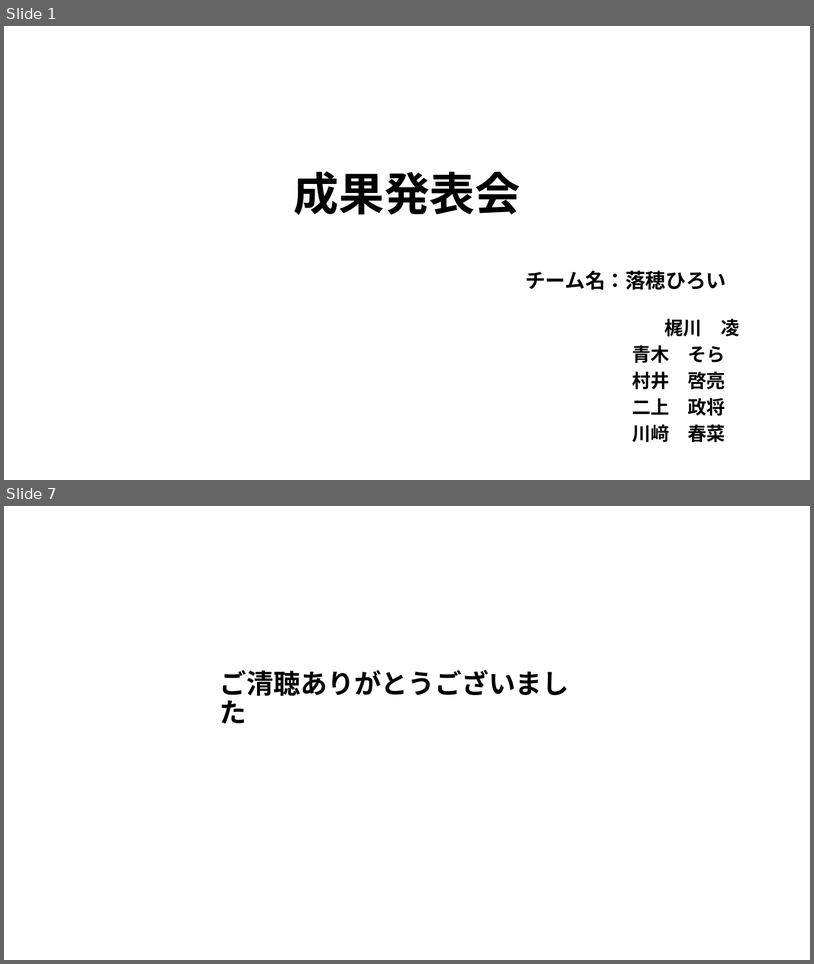
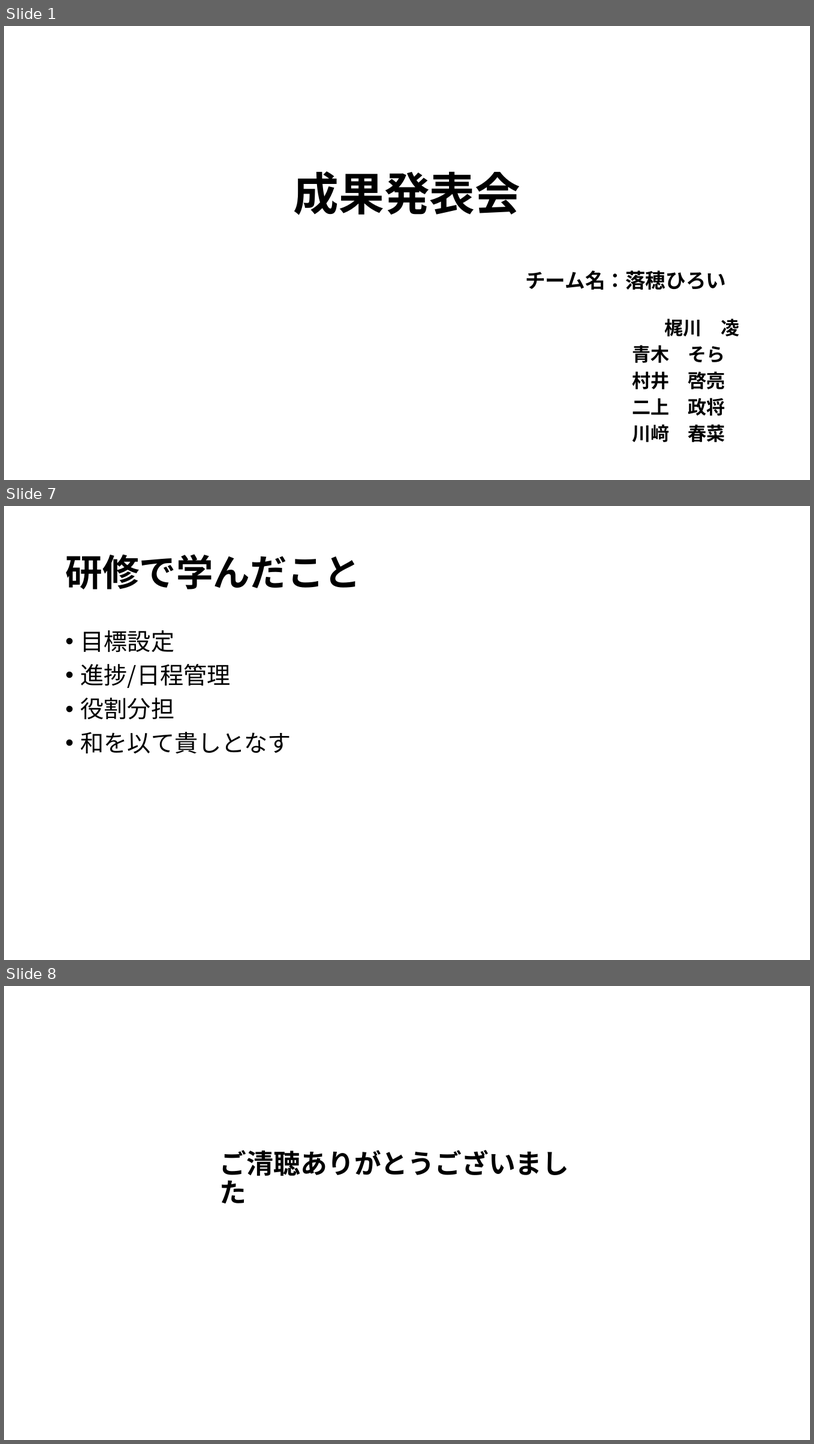
Before and after one commit to plusdojo2025/A5, a slide deck: documents/発表準備/6月成果発表会.pptx. Shown one above the other, each under a label of ours: slides 1 and 7 before the commit, slides 1, 7 and 8 after it; the slides between them are not shown. The pictures are 814x964 and 814x1444 pixels, drawn with LibreOffice and Linux fonts; fonts in the diff are those of the drawing. Boxes give left, top, right and bottom in pixels: in the first picture for what was removed or moved away, otherwise in the second. Text is boxed around its words. In the diff, an @@ line names an element or a change of style, - is before the commit and + after.

```diff
--- a/documents/発表準備/6月成果発表会.pptx
+++ b/documents/発表準備/6月成果発表会.pptx
@@ slide 7 added at box(4, 506, 810, 960), background #FFFFFF @@
@@ title added at box(65, 554, 361, 589), 44 pt, text #000000, bold @@
+研修で学んだこと
@@ text added at box(81, 630, 291, 753), 28 pt, text #000000 @@
+• 目標設定
+• 進捗/日程管理
+• 役割分担
+• 和を以て貴しとなす
@@ what was slide 7 is now slide 8 @@
```
Also in this commit, not shown: 1 slide changed, 4 other slides added, 4 slides removed, 2 other files.
